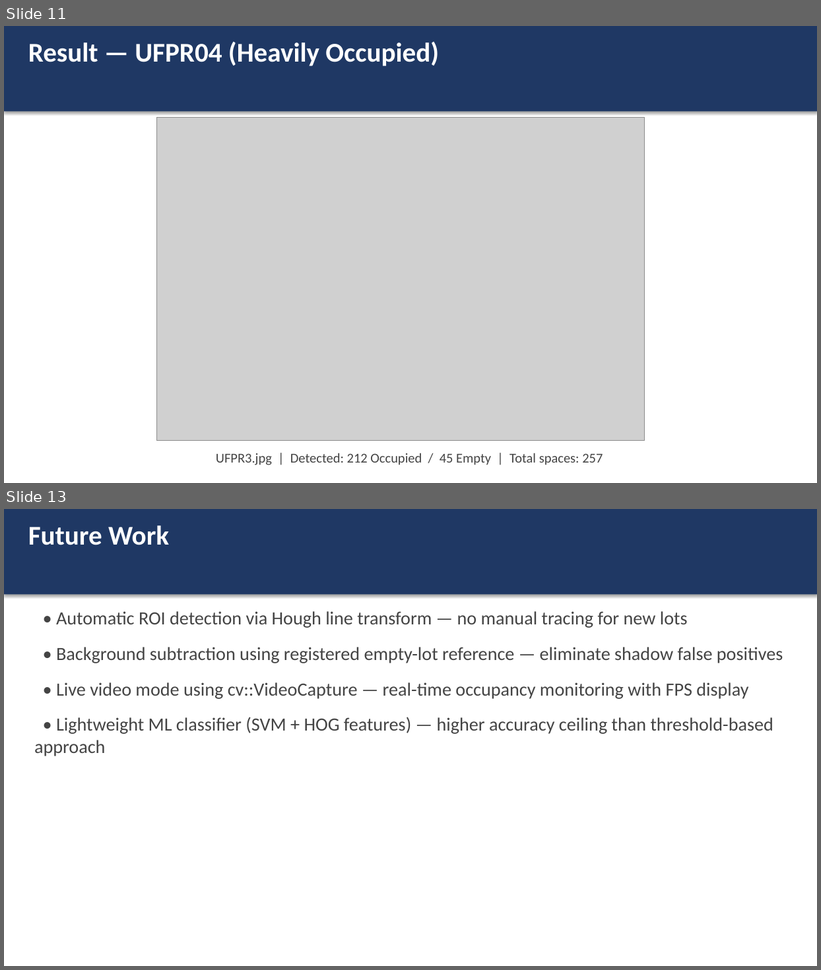
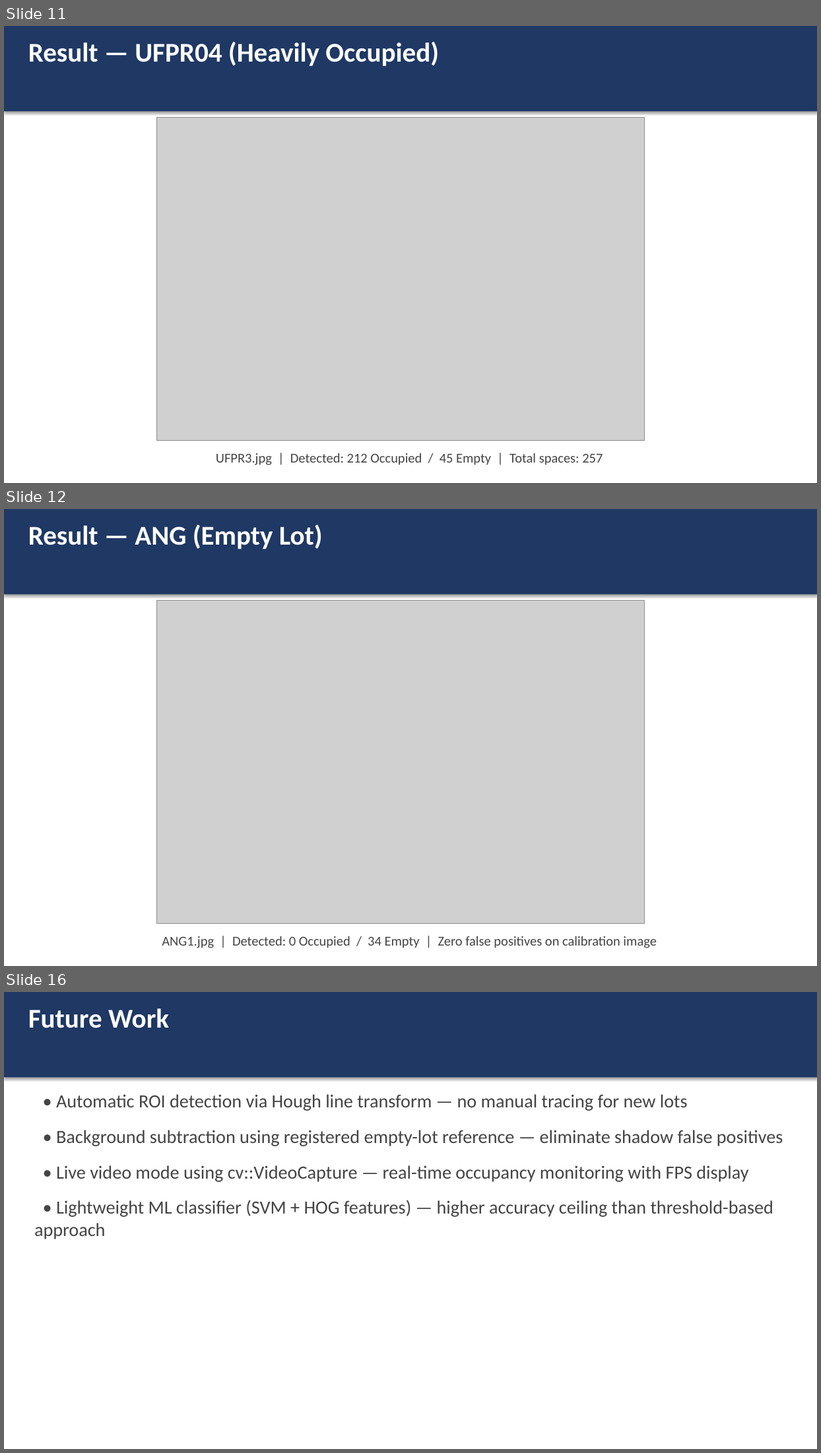
Before and after one commit to realkyle/CVFinalProject, a slide deck: docs/slides.pptx. Shown one above the other, each under a label of ours: slides 11 and 13 before the commit, slides 11, 12 and 16 after it; the slides between them are not shown. The pictures are 821x970 and 821x1453 pixels, drawn with LibreOffice and Linux fonts; fonts in the diff are those of the drawing; grey boxes stand for pictures. Boxes give left, top, right and bottom in pixels: in the first picture for what was removed or moved away, otherwise in the second. Text is boxed around its words. In the diff, an @@ line names an element or a change of style, - is before the commit and + after.

```diff
--- a/docs/slides.pptx
+++ b/docs/slides.pptx
@@ slide 12 added at (4,509,817,966), background #FFFFFF @@
@@ rectangle added at (4,509,817,594), fill #1F3864 @@
@@ text added at (28,524,323,549), 32 pt, text #FFFFFF, bold @@
+Result — ANG (Empty Lot)
@@ picture added at (156,601,644,923) @@
@@ text added at (162,936,657,949), 16 pt, text #444444 @@
+ANG1.jpg | Detected: 0 Occupied / 34 Empty | Zero false positives on calibration image
@@ what was slide 13 is now slide 16 @@
```
Also in this commit, not shown: 2 slides changed, 2 other slides added, 10 other files.
